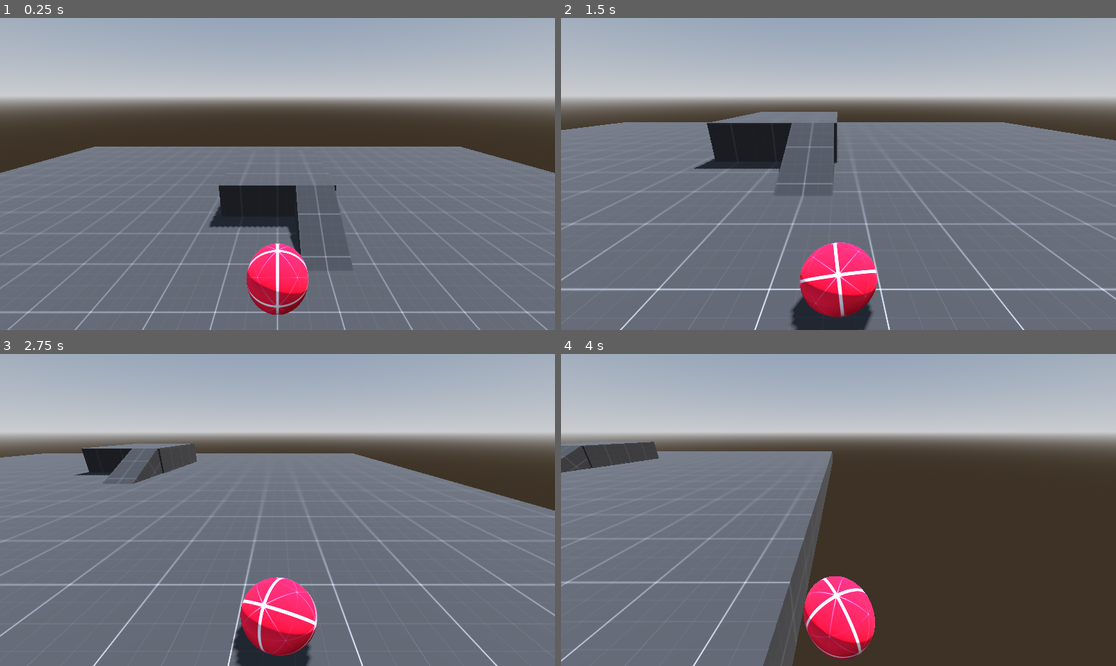
Above: before the commit, frames 1-4 (two rows, left to right).
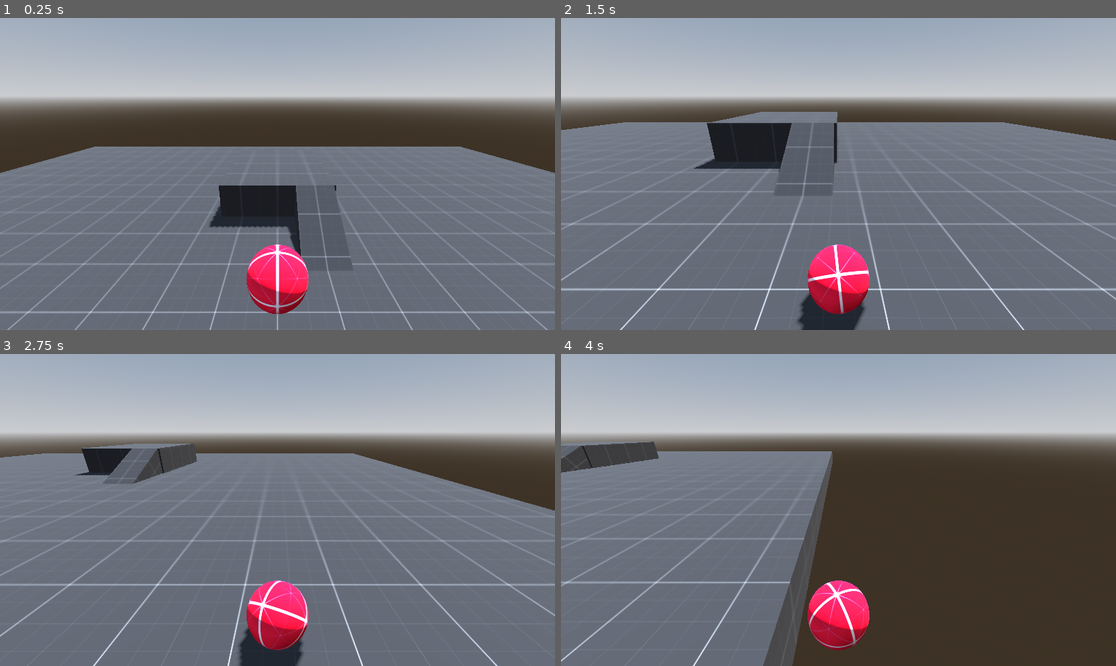
Above: after the commit, the same moments.

Repository: Bartticus/GMTK2025
Game: Godot game, scene res://Thaddeus/movement_test.tscn
Two runs of this game, one before a commit and one after it. Both use one fixed random seed, a clock stepped at 60 frames per second and the inputs below.
Inputs:
- Up to frame 1 (0.25 s): no input
- Up to frame 2 (1.5 s): hold D (right) 0.53-1.28 s; hold S (backward) from 1.28 s (still down)
- Up to frame 3 (2.75 s): release S (backward) at 2.03 s; hold D (right) from 2.03 s (still down)
- Up to frame 4 (4 s): release D (right) at 2.78 s; hold W (forward) 2.78-3.53 s; hold A (left) from 3.53 s (still down)

The runs differ from the first frame. In frame 1, 0.3% of the frame differs, in the area x 44-56%, y 72-96%; in frame 2, 1.4%; in frame 3, 1.7%, in the area x 41-58%, y 71-100%; in frame 4, 1.5%.

Commit message:
A few merge fixes

Diff:
--- a/Scenes/marble/marble.tscn
+++ b/Scenes/marble/marble.tscn
@@ -39,6 +39,6 @@
 current = true
 far = 200.0
 
-[node name="RayCast3D" type="RayCast3D" parent="Camera3D"]
-transform = Transform3D(1, 0, 0, 0, 0.933762, -0.357895, 0, 0.357895, 0.933762, 0, 0, 0)
+[node name="RayCast3D" type="RayCast3D" parent="CameraAnchor"]
+transform = Transform3D(1, 0, 0, 0, 0.743484, -0.668755, 0, 0.668755, 0.743484, 0, 0, 0)
 target_position = Vector3(0, -10, 0)
--- a/Scenes/marble/visuals.gd
+++ b/Scenes/marble/visuals.gd
@@ -1,6 +1,6 @@
 extends Node3D
 
-@export var scale_distortion_scale : float = 1.3
+@export var scale_distortion_scale : float = 1.0
 
 @export var marble : RigidBody3D
 @onready var marble_mesh : MeshInstance3D = $MarbleMesh
@@ -30,3 +30,4 @@
 	scale_object_local(new_scale)
 
 	marble_mesh.global_rotation = marble.global_rotation
+	#print(marble.linear_velocity)
